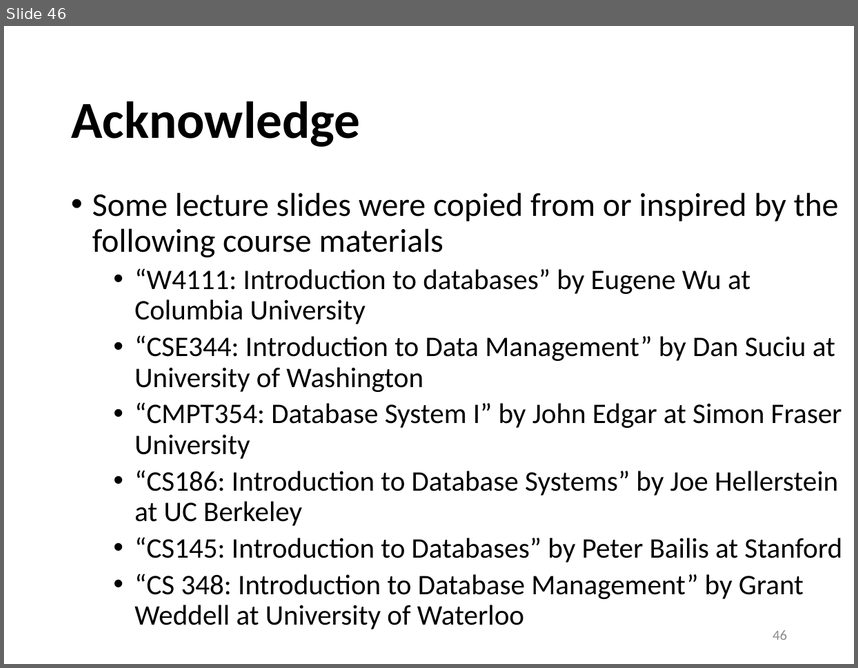
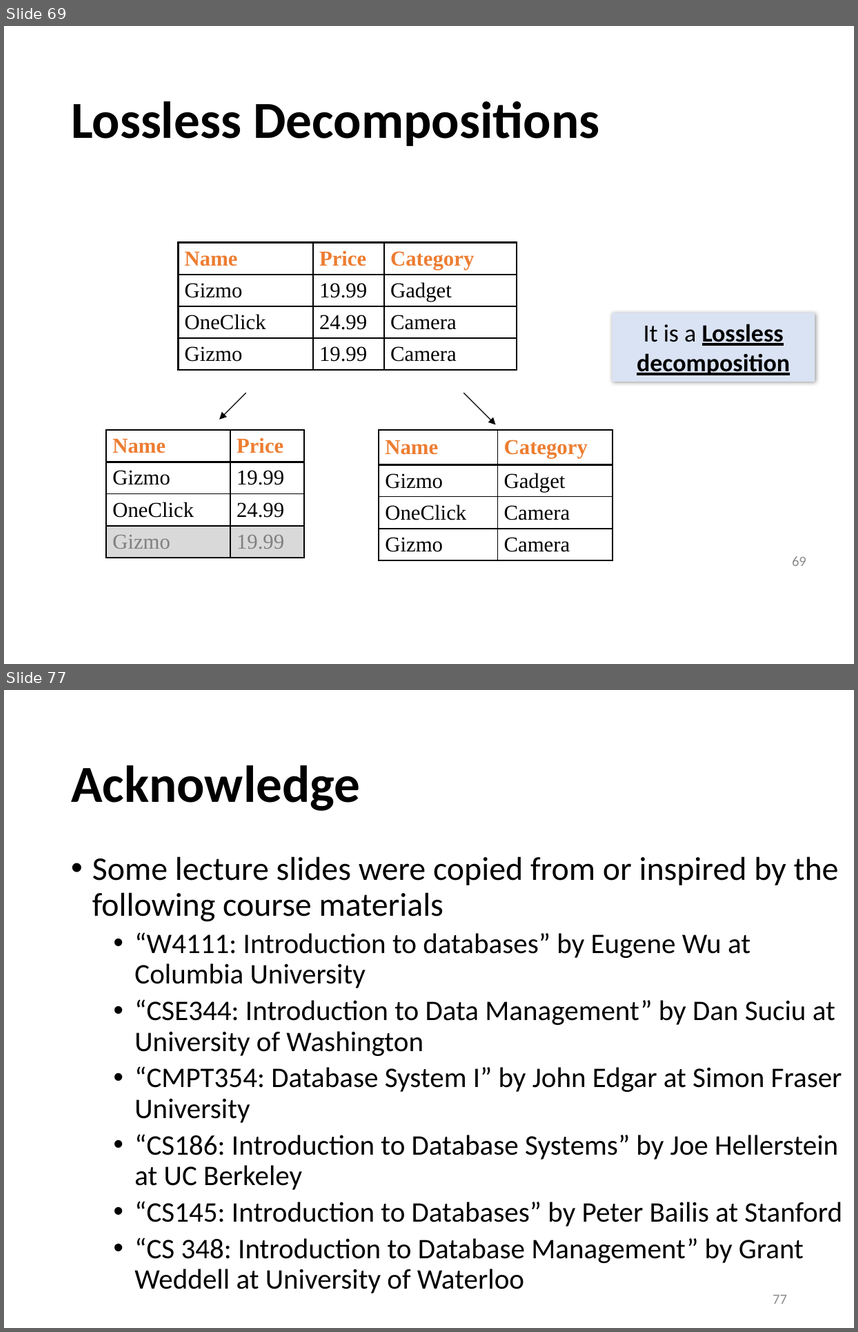
Before and after one commit to sfu-db/cmpt354, a slide deck: Lectures/lec9-design-theory.pptx. Shown one above the other, each under a label of ours: slide 46 before the commit, slides 69 and 77 after it; the slides between them are not shown. The pictures are 858x668 and 858x1332 pixels, drawn with LibreOffice and Linux fonts; fonts in the diff are those of the drawing. Boxes give left, top, right and bottom in pixels: in the first picture for what was removed or moved away, otherwise in the second. Text is boxed around its words. In the diff, an @@ line names an element or a change of style, - is before the commit and + after.

```diff
--- a/Lectures/lec9-design-theory.pptx
+++ b/Lectures/lec9-design-theory.pptx
@@ slide 69 added at box(4, 26, 854, 664), background #FFFFFF @@
@@ title added at box(71, 101, 599, 146), 44 pt, text #000000, bold @@
+Lossless Decompositions
@@ table added at box(179, 243, 517, 370), 4 rows, 3 columns @@
+Name | Price | Category
+Gizmo | 19.99 | Gadget
+OneClick | 24.99 | Camera
+Gizmo | 19.99 | Camera
@@ rectangle added at box(612, 312, 815, 381), fill #DAE3F3, 21 pt, text #000000, bold, underline @@
+It is a Lossless decomposition
@@ arrow added from (246, 392) to (219, 419), #000000 0.75 pt @@
@@ arrow added from (464, 392) to (495, 425), #000000 0.75 pt @@
@@ table added at box(106, 430, 304, 557), 4 rows, 2 columns @@
+Name | Price
+Gizmo | 19.99
+OneClick | 24.99
+Gizmo | 19.99
@@ table added at box(379, 430, 613, 560), 4 rows, 2 columns @@
+Name | Category
+Gizmo | Gadget
+OneClick | Camera
+Gizmo | Camera
@@ page number added at box(792, 556, 806, 566), 12 pt, text #8C8C8C @@
+69
@@ what was slide 46 is now slide 77 @@
@@ page number at box(773, 1294, 787, 1303): text changed @@
-46
+77
```
Also in this commit, not shown: 3 slides changed, 30 other slides added, 1 other file.
